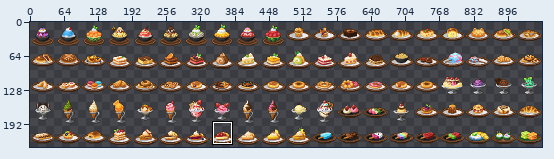
One commit to this sprite sheet: src/PNG-Desserts/SmallDessertSpriteSheet.png. Above, an overview of the earlier version with the close-up marked.
Close-up. Before:
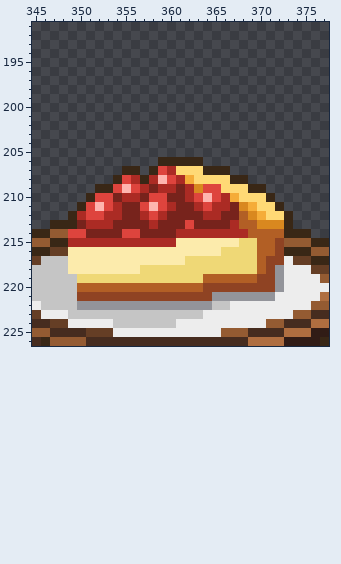
The file is 960x240 pixels. Colours within 5 levels of each other are drawn and written as one. Shown: x 345..377, y 191..226. The wide view leaves out empty margins. The commit also changed other parts of the picture, which this record leaves out.
New version:
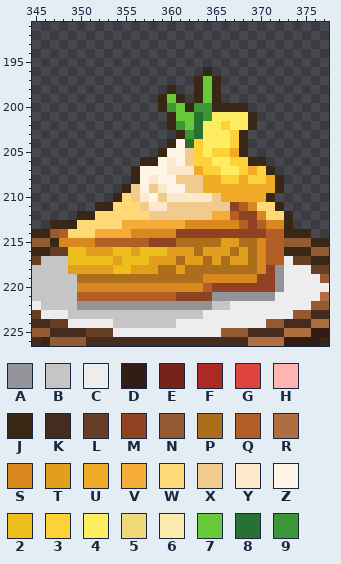
Palette (. is transparent): A #93949a  B #c5c5c5  C #ededed  D #311c16  E #77231c  F #ab2b24  G #de443d  H #feb5af  J #392716  K #462c1f  L #653e25  M #8f4323  N #945b32  P #ac6e1a  Q #b25f25  R #af6e40  S #d9881f  T #e29f1d  U #efab25  V #f5ac38  W #ffd975  X #f1ca8e  Y #fce8ca  Z #fff5e6  2 #ecbf1d  3 #ffd138  4 #ffed61  5 #efd876  6 #fcebac  7 #68ca3b  8 #287133  9 #3d9635
Difference:
y 196: x 364 . -> J
y 197: x 363..365 ... -> J7J
y 198: x 360 . -> J; x 363..365 ... -> J7J
y 199: x 359..361 ... -> J7J; x 363..365 ... -> J7J
y 200: x 359..368 .......... -> J97J99JJJJ
y 201: x 360..369 .......... -> J77894444J
y 202: x 360..369 .......... -> J97844344J
y 203: x 361..368 ........ -> J984443J
y 204: x 360..368 ......... -> JZ834443J
y 205: x 359..368 .......... -> JZZX3433UJ
y 206: x 357..370 ..JJJJJ....... -> JJZYZX334433JJ
y 207: x 355 J -> .; x 357..371 .JGFWWWJJJ..... -> ZZZYYYU33443U3J
y 208: x 354..372 JGFJFHGFVWWWWJJ.... -> ..JZYZZXXXUU33U33UJ
y 209: x 352..372 JJGHGFEFFEFSGGWWWJJ.. -> ...JXZXYZZXXUUUUUUUUJ
y 210: x 351..370 JGGEFFEGGEEFGHGFVWWW -> ...JWXYZXYYYYYXUUUUU
y 211: x 350..369 JGHGFEEGHGFEEFGFFESV -> ..JJWWWXYYXXXXXXXMQS
y 212: x 349..370 JFGGFFEEFGFEEEEFFEEQSV -> .JJWWWWWWXXXXXXXVVQMMS
y 213: x 350..367 EFFFEEEEFEEEGEEEEF -> WWWWWVVVVVVVSSSSSS; x 369..370 QS -> MQ
y 214: x 348..370 NGGEEEEGGEEEEFFFFFFFFQQ -> QWWWVVVVSSSSSMMMMMMMMMM
y 215: x 348..370 JFFFFFFFFFFFF666666655Q -> SSSSQQQQQQMMMPPPPPTTPPS; x 372 M -> Q
y 216: x 349..370 666666666666666665555Q -> 22TTT22T222TTTPTTTPTPS; x 372 M -> Q
y 217: x 349..372 666666666666655555555QMM -> 22222T222TTTPTTPTPTTPSQQ
y 218: x 349..370 666666665555555555555Q -> TTTTT22TTTPPTPPPPPPPPS
y 219: x 350..369 55555555555555QQQQQQ -> PPPPPPPPPPPPPPSSSSSS
y 220: x 350..364 QQQQQQQQQQQQQQM -> SSSSSSSSSSSSSSQ
y 221: x 350..360 MMMMMMMMMMM -> QQQQQQQQQQQ
Boxes around the changes in both close-ups, in picture pixels (x1, y1, x2, y2):
changed: (59, 67, 284, 301)
